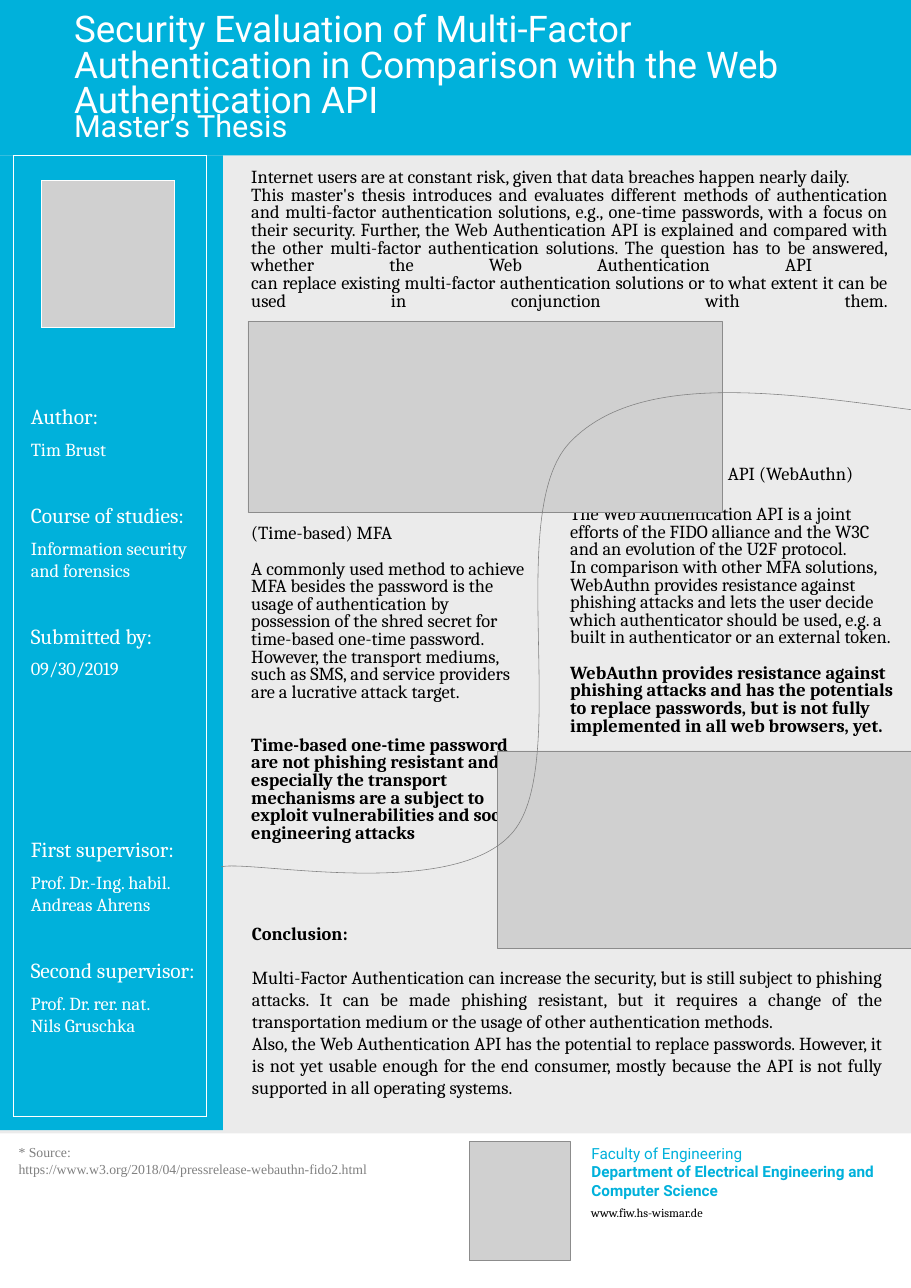
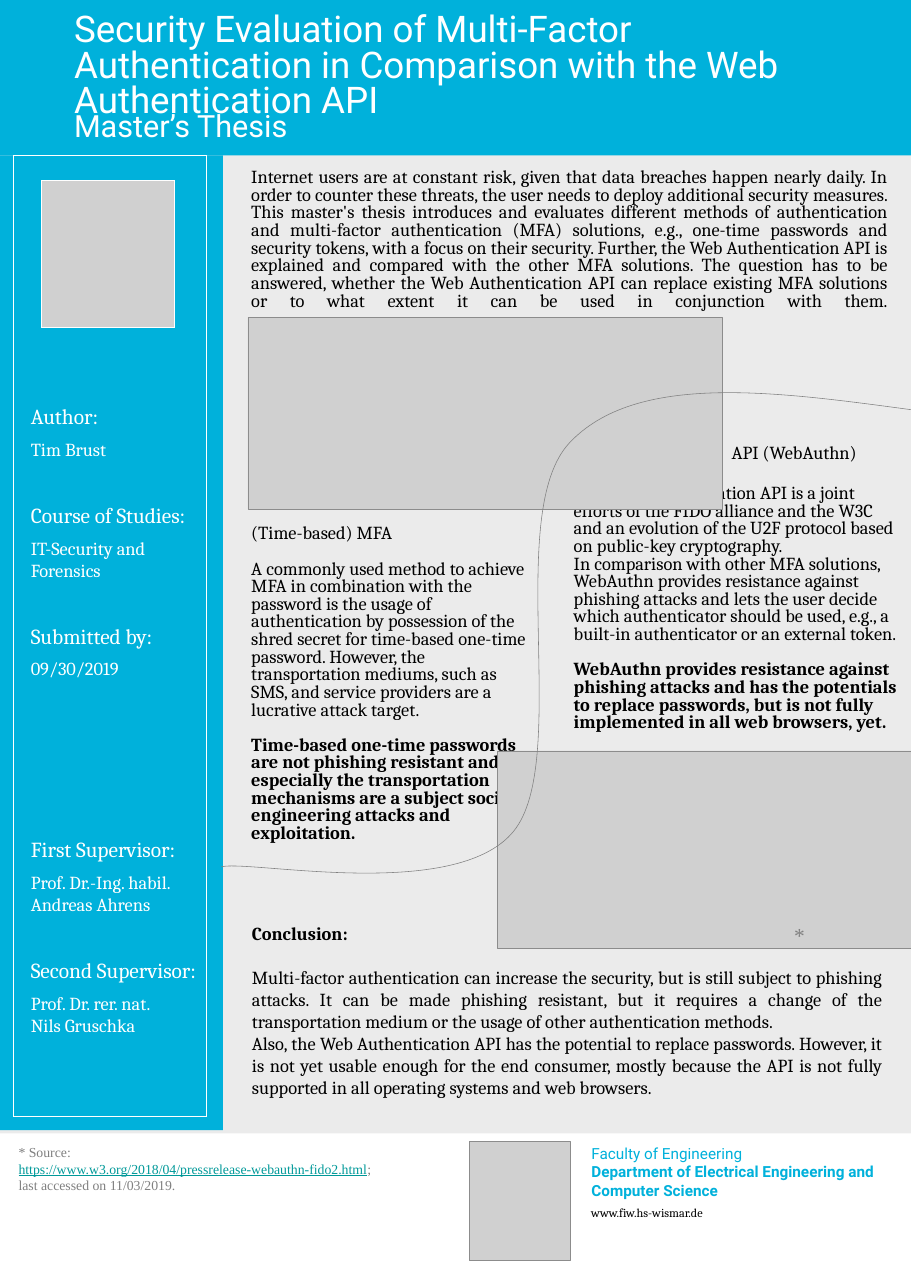
Before and after one commit to timbru31/masters-thesis, a slide deck: slide 1 of poster/poster_english.pptx. Drawn at 911x1288 pixels with LibreOffice and Linux fonts; fonts in the diff are those of the drawing; grey boxes stand for pictures. Boxes give left, top, right and bottom in pixels: in the first picture for what was removed or moved away, otherwise in the second. Text is boxed around its words. In the diff, an @@ line names an element or a change of style, - is before the commit and + after.

Commit message:
fix: review poster; adds poster image src

```diff
--- a/poster/poster_english.pptx
+++ b/poster/poster_english.pptx
@@ text at box(251, 170, 888, 311): text changed @@
-Internet users are at constant risk, given that data breaches happen nearly daily.
-This master's thesis introduces and evaluates different methods of authentication and multi-factor authentication solutions, e.g., one-time passwords, with a focus on their security. Further, the Web Authentication API is explained and compared with the other multi-factor authentication solutions. The question has to be answered, whether the Web Authentication API
-can replace existing multi-factor authentication solutions or to what extent it can be used in conjunction with them.
+Internet users are at constant risk, given that data breaches happen nearly daily. In order to counter these threats, the user needs to deploy additional security measures. This master's thesis introduces and evaluates different methods of authentication and multi-factor authentication (MFA) solutions, e.g., one-time passwords and security tokens, with a focus on their security. Further, the Web Authentication API is explained and compared with the other MFA solutions. The question has to be answered, whether the Web Authentication API can replace existing MFA solutions or to what extent it can be used in conjunction with them.
@@ picture: place and size @@
-picture at box(248, 321, 723, 513)
+picture at box(248, 318, 723, 509)
@@ text "Web Authentication API (WebAuthn)": place and size @@
-text "Web Authentication API (WebAuthn)" at box(570, 467, 893, 736)
+text "Web Authentication API (WebAuthn)" at box(574, 443, 896, 732)
@@ text at box(31, 508, 186, 577): text changed @@
-Course of studies:
-Information security and forensics
+Course of Studies:
+IT-Security and Forensics
@@ text at box(574, 482, 896, 640): text changed @@
-The Web Authentication API is a joint efforts of the FIDO alliance and the W3C and an evolution of the U2F protocol.
-In comparison with other MFA solutions, WebAuthn provides resistance against phishing attacks and lets the user decide which authenticator should be used, e.g. a built in authenticator or an external token.
+The Web Authentication API is a joint efforts of the FIDO alliance and the W3C and an evolution of the U2F protocol based on public-key cryptography.
+In comparison with other MFA solutions, WebAuthn provides resistance against phishing attacks and lets the user decide which authenticator should be used, e.g., a built-in authenticator or an external token.
@@ text at box(251, 562, 525, 843): text changed @@
-A commonly used method to achieve MFA besides the password is the usage of authentication by possession of the shred secret for time-based one-time password. However, the transport mediums, such as SMS, and service providers are a lucrative attack target.
-Time-based one-time password are not phishing resistant and especially the transport mechanisms are a subject to exploit vulnerabilities and social engineering attacks
+A commonly used method to achieve MFA in combination with the password is the usage of authentication by possession of the shred secret for time-based one-time password. However, the transportation mediums, such as SMS, and service providers are a lucrative attack target.
+Time-based one-time passwords are not phishing resistant and especially the transportation mechanisms are a subject social engineering attacks and exploitation.
@@ text at box(31, 842, 175, 862): text changed @@
-First supervisor:
+First Supervisor:
@@ text added at box(789, 919, 810, 951), 28 pt, text #808080 @@
+*
@@ text at box(31, 963, 196, 983): text changed @@
-Second supervisor:
+Second Supervisor:
@@ text at box(252, 971, 882, 1098): text changed @@
-Multi-Factor Authentication can increase the security, but is still subject to phishing attacks. It can be made phishing resistant, but it requires a change of the transportation medium or the usage of other authentication methods.
-Also, the Web Authentication API has the potential to replace passwords. However, it is not yet usable enough for the end consumer, mostly because the API is not fully supported in all operating systems.
+Multi-factor authentication can increase the security, but is still subject to phishing attacks. It can be made phishing resistant, but it requires a change of the transportation medium or the usage of other authentication methods.
+Also, the Web Authentication API has the potential to replace passwords. However, it is not yet usable enough for the end consumer, mostly because the API is not fully supported in all operating systems and web browsers.
@@ text at box(19, 1148, 372, 1190): text changed; text colour #808080 to #009999 @@
-* Source:
-https://www.w3.org/2018/04/pressrelease-webauthn-fido2.html
+* Source:
+https://www.w3.org/2018/04/pressrelease-webauthn-fido2.html;
+last accessed on 11/03/2019.
```
Also in this commit, not shown: 9 other files.
